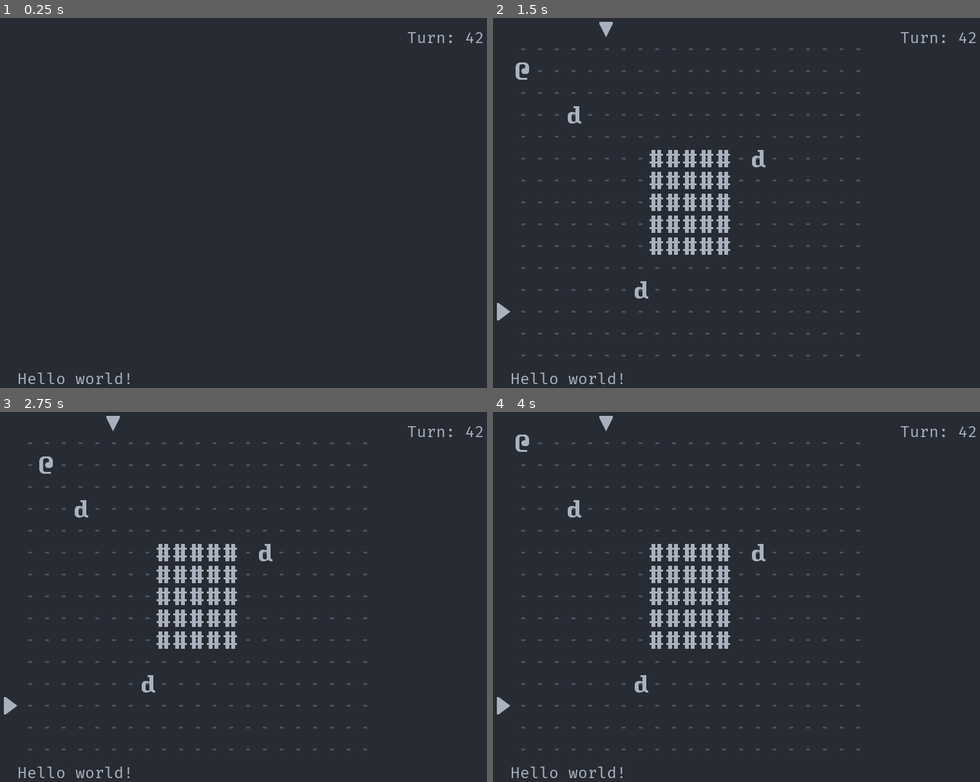
Above: before the commit, frames 1-4 (two rows, left to right).
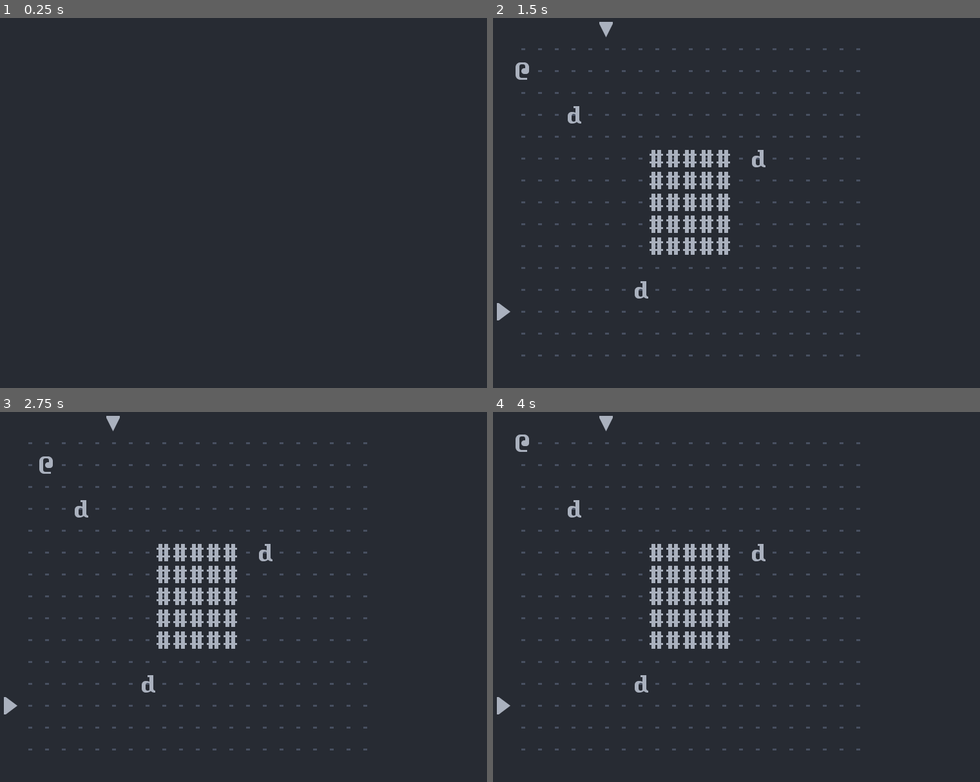
Above: after the commit, the same moments.

Repository: Bozar/GodotRoguelikeTutorial
Game: Godot game, scene res://scene/main/MainScene.tscn
Same seed, same stepped clock (60 frames per second), same inputs: the game is played once before the commit and once after it.
Inputs:
- Up to frame 1 (0.25 s): no input
- Up to frame 2 (1.5 s): tap Enter at 0.5 s; hold Right (move_right) 0.53-1.28 s; tap Space (init_world) at 0.6, 1.25, 1.35 s; hold Down (move_down) from 1.28 s (still down)
- Up to frame 3 (2.75 s): tap Enter at 2 s; release Down (move_down) at 2.03 s; hold Right (move_right) from 2.03 s (still down); tap Space (init_world) at 2.1 s
- Up to frame 4 (4 s): tap Space (init_world) at 2.75, 2.85, 3.6 s; release Right (move_right) at 2.78 s; hold Up (move_up) 2.78-3.53 s; tap Enter at 3.5 s; hold Left (move_left) from 3.53 s (still down)

The runs differ from the first frame. In frame 1, 0.3% of the frame differs, in the area x 3-100%, y 3-99%; in frame 2, 0.3%; in frame 3, 0.3%; in frame 4, 0.3%.

Commit message:
Add GUI containers.

Diff:
--- a/08/scene/gui/MainGUI.tscn
+++ b/08/scene/gui/MainGUI.tscn
@@ -1,36 +1,28 @@
-[gd_scene load_steps=4 format=2]
+[gd_scene format=2]
 
-[ext_resource path="res://resource/FiraCode-Regular.ttf" type="DynamicFontData" id=1]
-
-[sub_resource type="DynamicFont" id=1]
-size = 24
-font_data = ExtResource( 1 )
-
-[sub_resource type="DynamicFont" id=2]
-size = 24
-font_data = ExtResource( 1 )
-
-[node name="MainGUI" type="Control"]
+[node name="MainGUI" type="MarginContainer"]
 margin_right = 800.0
 margin_bottom = 600.0
 __meta__ = {
 "_edit_use_anchors_": false
 }
 
-[node name="Bottom" type="Label" parent="."]
-margin_left = 30.0
-margin_top = 550.0
-margin_right = 210.0
-margin_bottom = 581.0
-custom_fonts/font = SubResource( 1 )
-custom_colors/font_color = Color( 0.670588, 0.698039, 0.74902, 1 )
-text = "Hello world!"
+[node name="MainHBox" type="HBoxContainer" parent="."]
+margin_right = 800.0
+margin_bottom = 600.0
 
-[node name="Sidebar" type="Label" parent="."]
-margin_left = 635.0
-margin_top = 20.0
-margin_right = 755.0
-margin_bottom = 51.0
-custom_fonts/font = SubResource( 2 )
-custom_colors/font_color = Color( 0.670588, 0.698039, 0.74902, 1 )
-text = "Turn: 42"
+[node name="Modeline" type="Label" parent="MainHBox"]
+margin_top = 293.0
+margin_bottom = 307.0
+
+[node name="SidebarVBox" type="VBoxContainer" parent="MainHBox"]
+margin_left = 4.0
+margin_right = 4.0
+margin_bottom = 600.0
+
+[node name="Turn" type="Label" parent="MainHBox/SidebarVBox"]
+margin_bottom = 14.0
+
+[node name="Help" type="Label" parent="MainHBox/SidebarVBox"]
+margin_top = 18.0
+margin_bottom = 32.0
